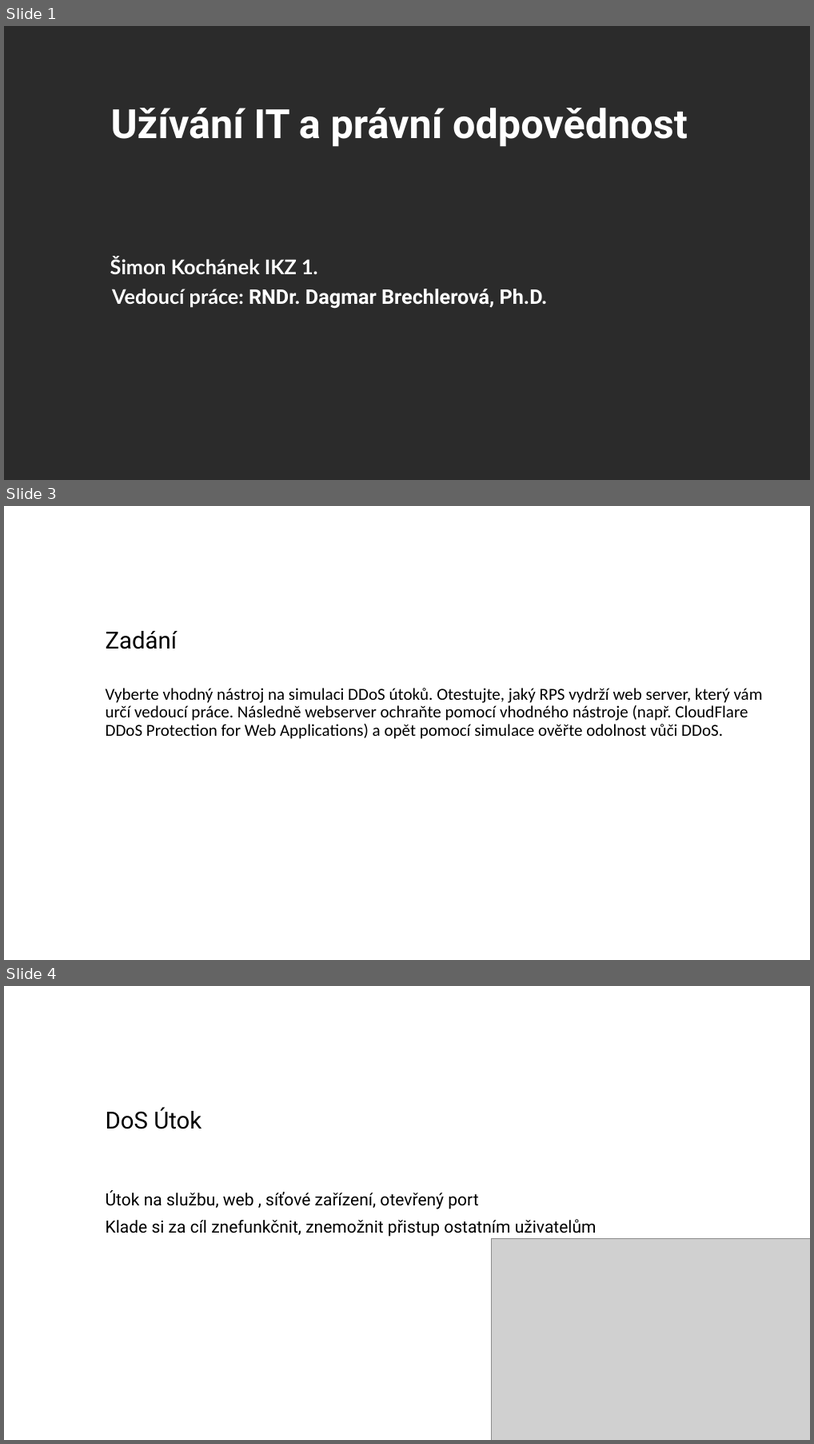
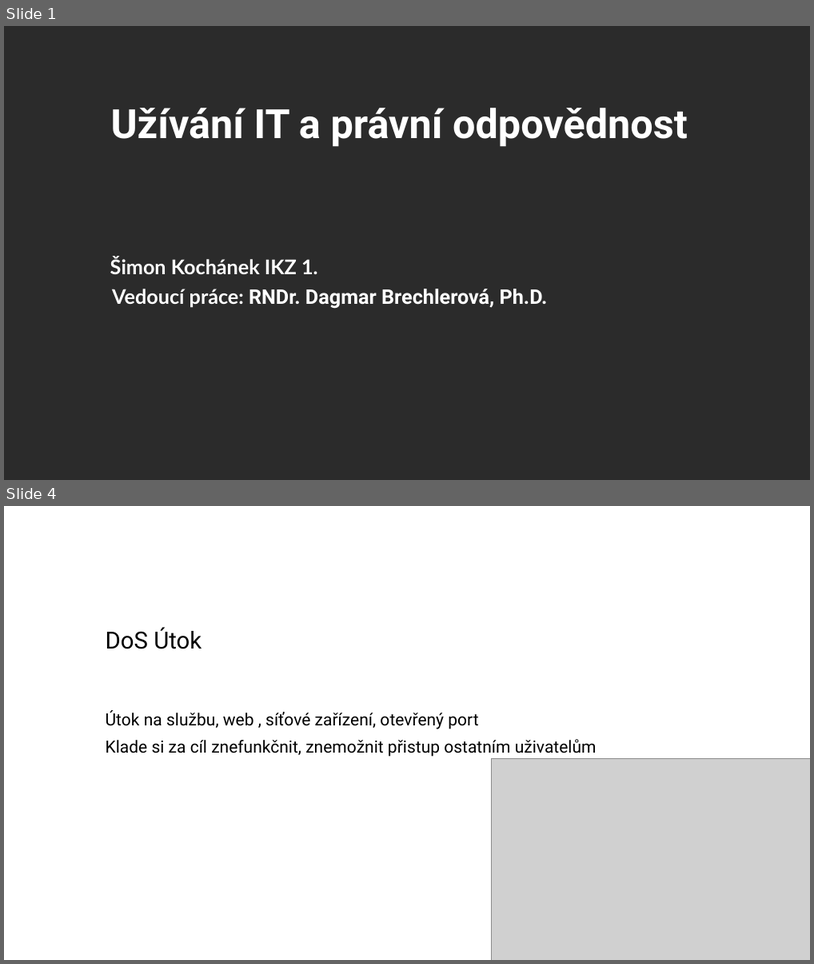
Before and after one commit to zimice/pr2_it_use, a slide deck: Kochanek_projekt_II_it_use_liability.pptx. Shown one above the other, each under a label of ours: slides 1, 3 and 4 before the commit, slides 1 and 4 after it; the slides between them are not shown. The pictures are 814x1444 and 814x964 pixels, drawn with LibreOffice and Linux fonts; fonts in the diff are those of the drawing; grey boxes stand for pictures; background and template pictures are left out; a plain dark background stands for a picture behind light text. Boxes give left, top, right and bottom in pixels: in the first picture for what was removed or moved away, otherwise in the second. Text is boxed around its words. In the diff, an @@ line names an element or a change of style, - is before the commit and + after.

```diff
--- a/Kochanek_projekt_II_it_use_liability.pptx
+++ b/Kochanek_projekt_II_it_use_liability.pptx
@@ slide 3 removed at [4,506,810,960], background #FFFFFF @@
@@ title removed at [106,631,178,649] @@
-Zadání
@@ text removed at [106,688,763,739] @@
-Vyberte vhodný nástroj na simulaci DDoS útoků. Otestujte, jaký RPS vydrží web server, který vám určí vedoucí práce. Následně webserver ochraňte pomocí vhodného nástroje (např. CloudFlare DDoS Protection for Web Applications) a opět pomocí simulace ověřte odolnost vůči DDoS.
```
Also in this commit, not shown: 1 slide changed, 1 slide added, 2 other files.
